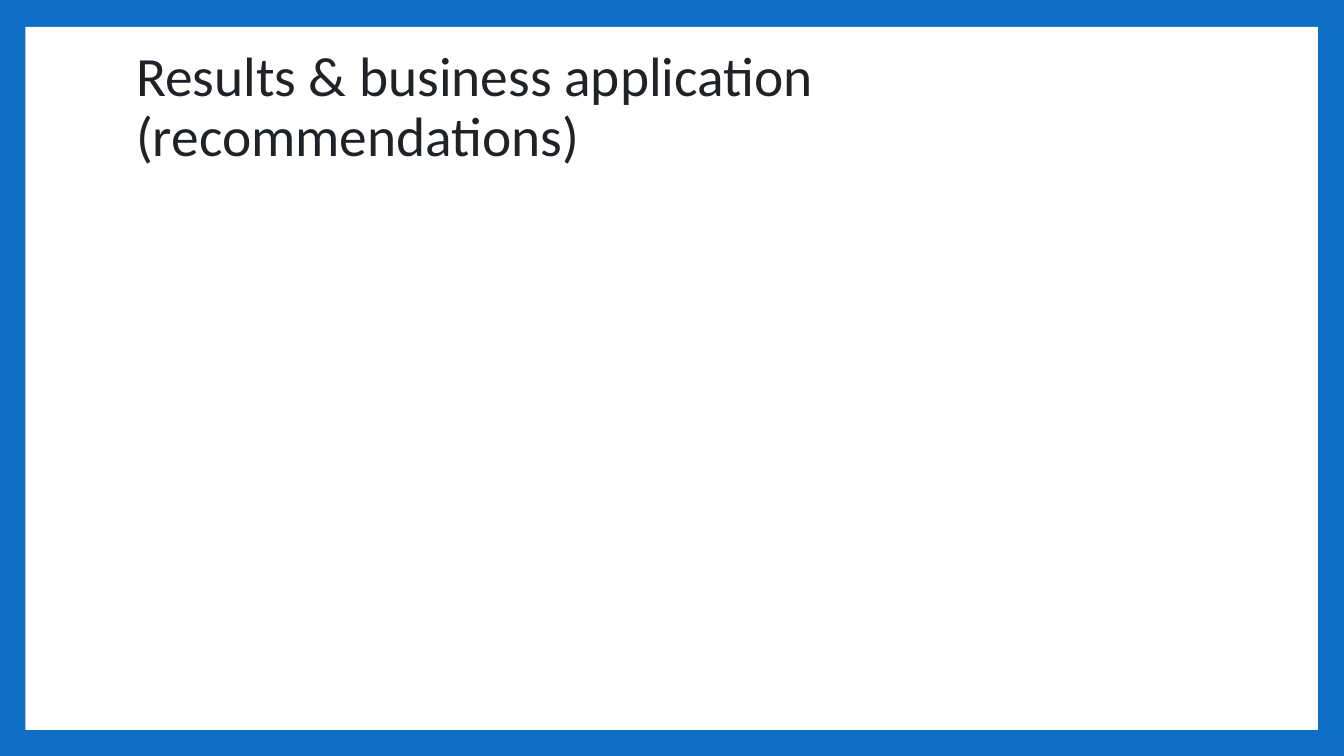
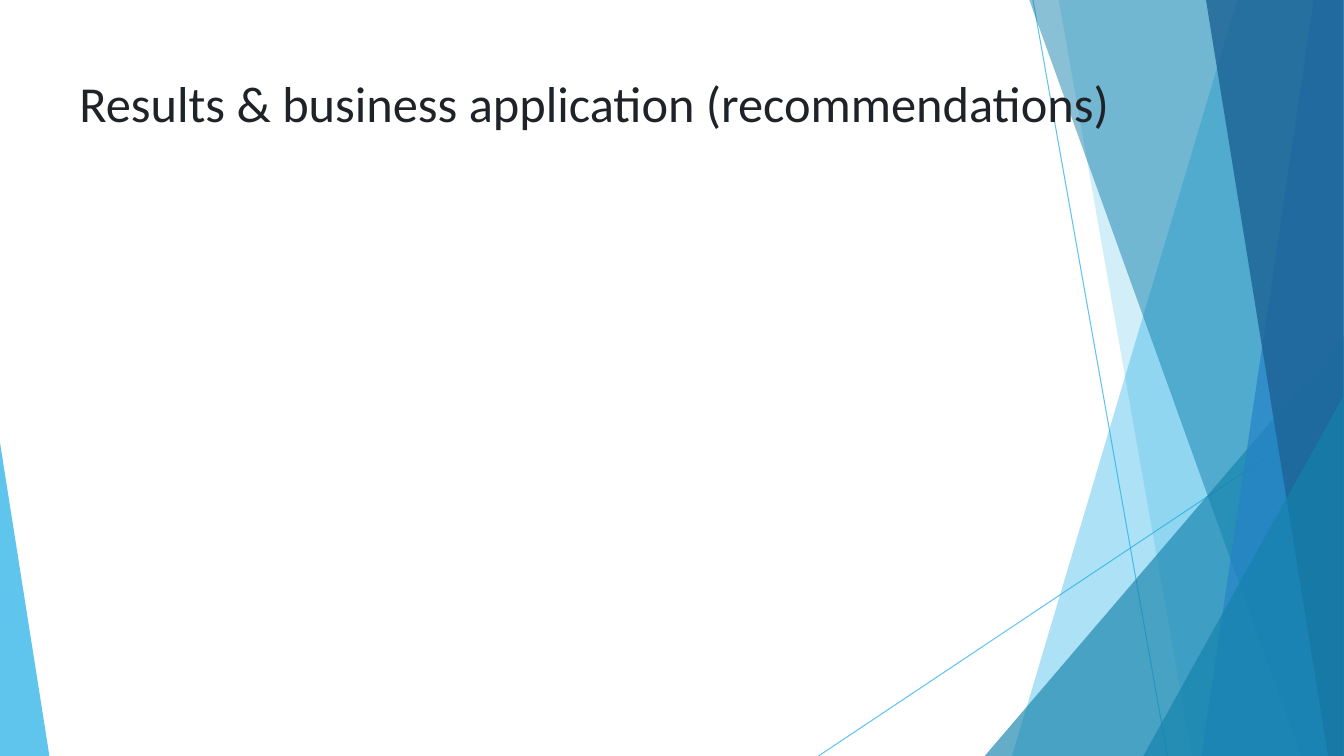
Before and after one commit to mercy-gh/Phase1Project, a slide deck: slide 8 of presentation.pptx. Drawn at 1344x756 pixels with LibreOffice and Linux fonts; fonts in the diff are those of the drawing. Boxes give left, top, right and bottom in pixels: in the first picture for what was removed or moved away, otherwise in the second. Text is boxed around its words. In the diff, an @@ line names an element or a change of style, - is before the commit and + after.

```diff
--- a/presentation.pptx
+++ b/presentation.pptx
@@ background #0F6FC6 to #FFFFFF @@
@@ rectangle removed at (x1=25, y1=27, x2=1318, y2=730) @@
@@ title "Results & business application (recommendations)" moved from (x1=136, y1=57, x2=812, y2=164) to (x1=79, y1=81, x2=1109, y2=134) @@
@@ title "Results & business application (recommendations)" at (x1=79, y1=81, x2=1109, y2=134): size 39.6 to 36 pt; line spacing 0.9 to 1; vertical alignment middle to top @@
@@ group added at (x1=0, y1=0, x2=1344, y2=756): 5 freeform shapes, 3 triangles, 2 lines @@
```
Also in this commit, not shown: 8 other slides changed, 2 slides added, 2 slides removed, 3 other files.
